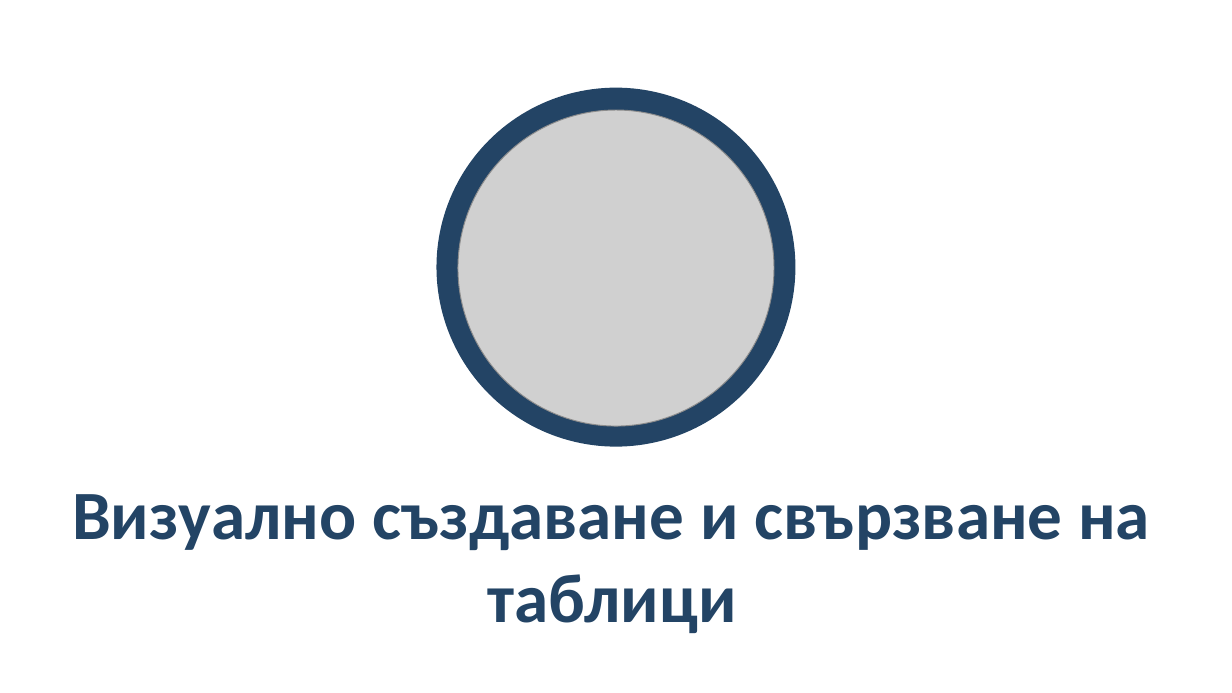
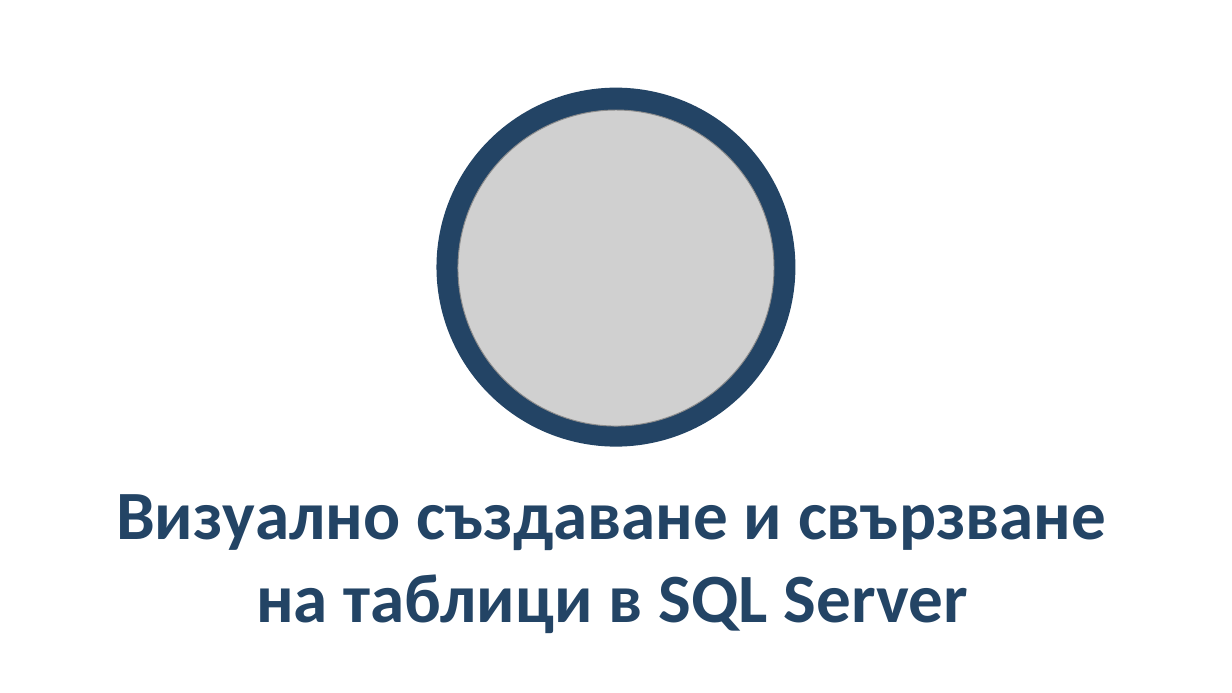
Before and after one commit to BG-IT-Edu/School-Programming, a slide deck: slide 19 of Courses/Software-Sciences/Module-3-Databases-New/07-Modeling-Databases/06-Modeling-Databases.pptx (slide 18 before the commit). Drawn at 1232x693 pixels with LibreOffice and Linux fonts; fonts in the diff are those of the drawing; grey boxes stand for pictures. Boxes give left, top, right and bottom in pixels: in the first picture for what was removed or moved away, otherwise in the second. Text is boxed around its words. In the diff, an @@ line names an element or a change of style, - is before the commit and + after.

```diff
--- a/Courses/Software-Sciences/Module-3-Databases-New/07-Modeling-Databases/06-Modeling-Databases.pptx
+++ b/Courses/Software-Sciences/Module-3-Databases-New/07-Modeling-Databases/06-Modeling-Databases.pptx
@@ title at box(116, 494, 1106, 633): text changed @@
-Визуално създаване и свързване на таблици
+Визуално създаване и свързване на таблици в SQL Server
```
Also in this commit, not shown: 20 other slides changed, 1 slide added, 1 other file.
